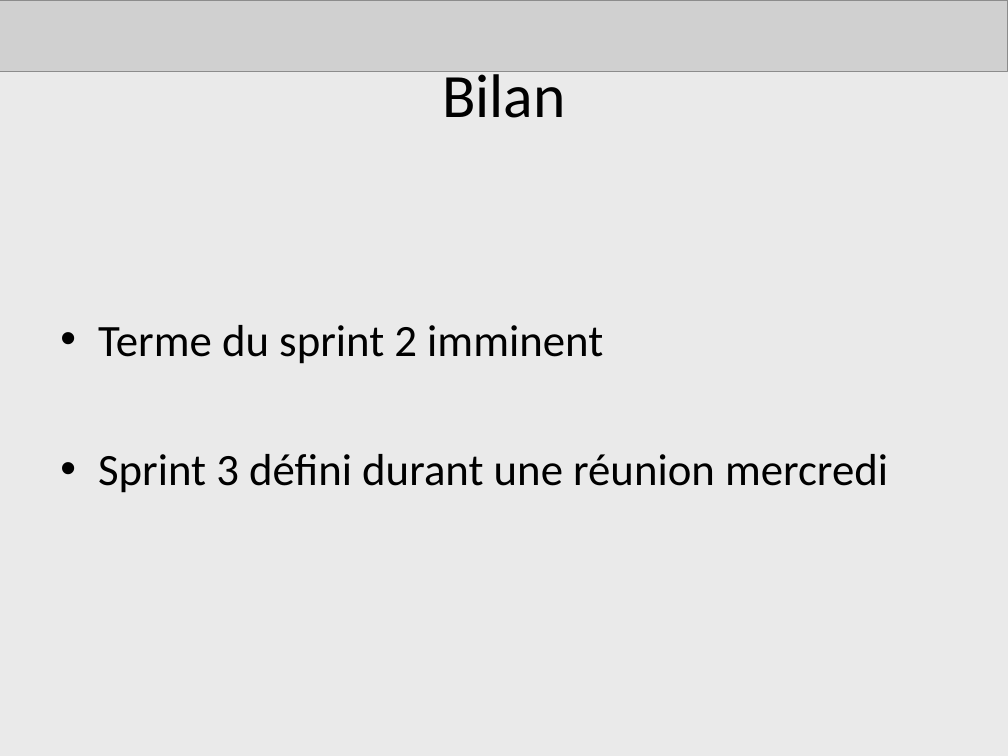
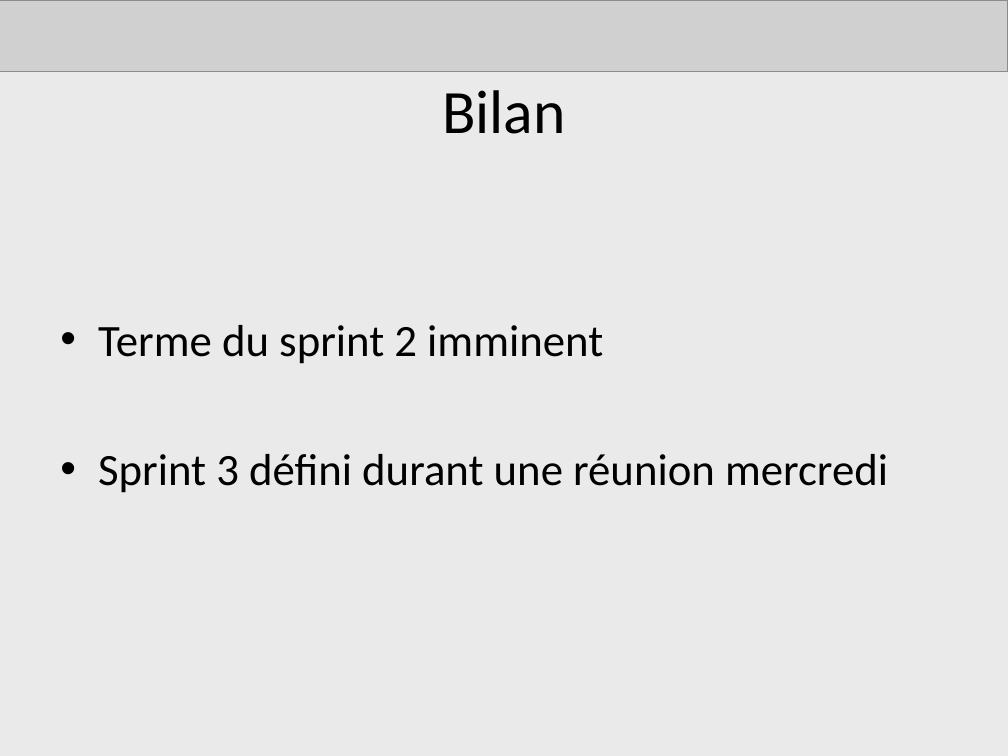
Before and after one commit to AdrienLombard/SimplePass, a slide deck: slide 10 of source/Projet Courchevel - Bilan intermédiaire.ppt. Drawn at 1008x756 pixels with LibreOffice and Linux fonts; fonts in the diff are those of the drawing; grey boxes stand for pictures. Boxes give left, top, right and bottom in pixels: in the first picture for what was removed or moved away, otherwise in the second. Text is boxed around its words. In the diff, an @@ line names an element or a change of style, - is before the commit and + after.

Commit message:
Dernières modification du bilan intermédiaire

```diff
--- a/source/Projet Courchevel - Bilan intermédiaire.ppt
+++ b/source/Projet Courchevel - Bilan intermédiaire.ppt
@@ title "Bilan": place and size @@
-title "Bilan" at (442, 71, 565, 118)
+title "Bilan" at (442, 90, 565, 134)
```
Also in this commit, not shown: 8 other slides changed.
